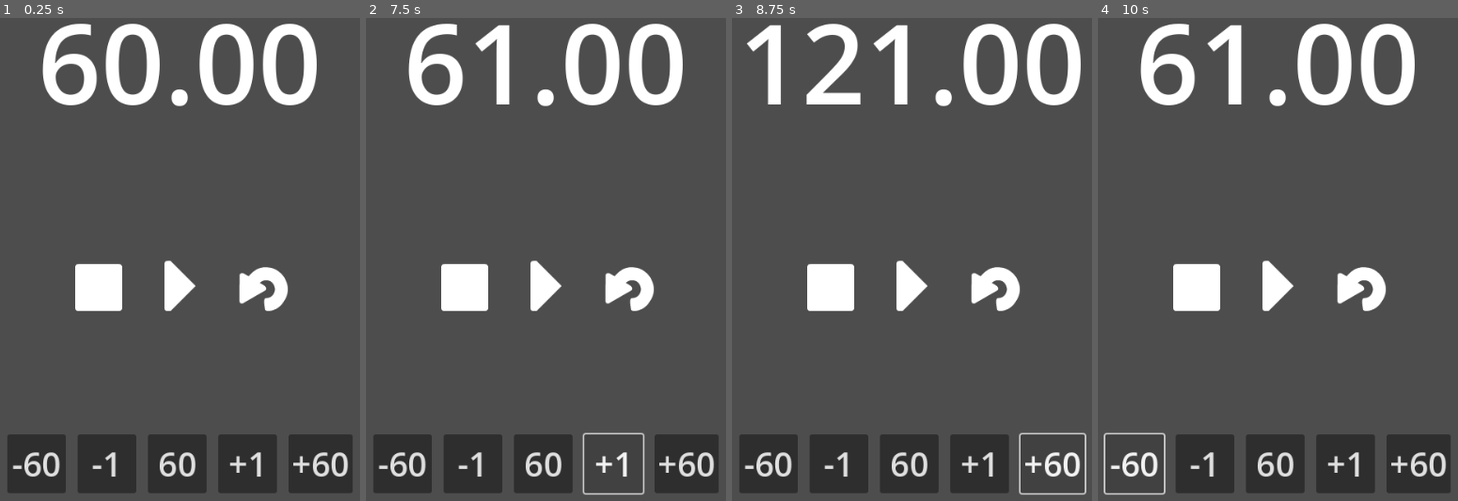
Above: before the commit, frames 1-4 (left to right).
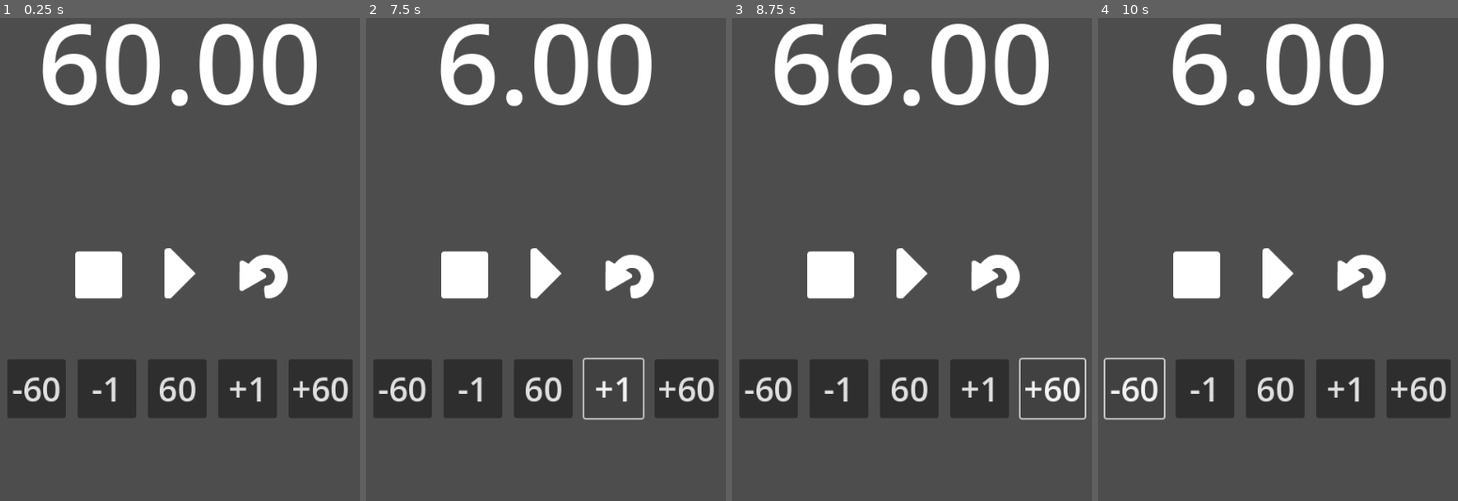
Above: after the commit, the same moments.

Repository: dulvui/condor
Game: Godot game, scene res://src/Main.tscn
Two runs of this game, one before a commit and one after it. Both use one fixed random seed, a clock stepped at 60 frames per second and the inputs below.
Inputs (mouse positions are in pixels of both pictures, inside the frame that each line leads up to; where the layout moved, square brackets give the same spot in the first picture):
- Up to frame 1 (0.25 s): no input
- Up to frame 2 (7.5 s): click (546, 273) [546, 283] at 0.5 s; click (546, 273) [546, 283] at 1.25 s; click (628, 273) [628, 283] at 2 s; click (628, 273) [628, 283] at 2.75 s; click (628, 273) [628, 283] at 3.5 s; click (463, 273) [463, 283] at 4.25 s; click "-60" at 5 s; click "-1" at 5.75 s; click "60" at 6.5 s; click "+1" at 7.25 s
- Up to frame 3 (8.75 s): click "+60" at 8 s
- Up to frame 4 (10 s): click (1195, 273) [1195, 283] at 8.75 s; click "-60" at 9.5 s

The runs differ from the first frame. In frame 1, 21% of the frame differs, in the area x 2-98%, y 47-99%; in frame 2, 25%; in frame 3, 26%, in the area x 2-99%, y 1-99%; in frame 4, 26%.

Commit message:
save active time to configfile

Diff:
--- a/app/project.godot
+++ b/app/project.godot
@@ -13,7 +13,10 @@
 config/name="Fanta Timer"
 run/main_scene="res://src/Main.tscn"
 config/features=PackedStringArray("4.1", "GL Compatibility")
-config/icon="res://icon.svg"
+
+[autoload]
+
+Config="*res://src/Config.gd"
 
 [display]
 
--- /dev/null
+++ b/app/src/Config.gd
@@ -0,0 +1,21 @@
+extends Node
+
+var config:ConfigFile
+
+var active_time:int
+
+# Called when the node enters the scene tree for the first time.
+func _ready() -> void:
+	config = ConfigFile.new()
+	config.load("user://settings.cfg")
+	active_time = config.get_value("settings", "active_time", 60)
+
+func save_all_data() -> void:
+	config.set_value("settings","active_time",active_time)
+	config.save("user://settings.cfg")
+
+# save on quit on mobile
+func _notification(what) -> void:
+	if what == NOTIFICATION_WM_CLOSE_REQUEST:
+		save_all_data()
+		get_tree().quit() # default behavior
--- a/app/src/Main.gd
+++ b/app/src/Main.gd
@@ -4,17 +4,18 @@
 
 extends Control
 
-const MIN_TIME = 5
-const MAX_TIME = 600
-const DEFAULT_TIME = 60
-
 @onready var timer:Timer = $Timer
 @onready var time_label:Label = $VBoxContainer/Time
 @onready var start_button:TextureButton = $VBoxContainer/TimeControl/Start
 
+const MIN_TIME:int = 5
+const MAX_TIME:int = 600
+const DEFAULT_TIME:int = 60
+
 
 func _ready() -> void:
-	pass
+	timer.wait_time = Config.active_time
+	time_label.text = "%2.2f"%timer.time_left
 
 
 func _process(delta: float) -> void:
@@ -42,12 +43,15 @@
 	timer.start()
 
 func _set_time(time:float) -> void:
-	if timer.wait_time + time <= MIN_TIME:
-		timer.wait_time = MIN_TIME
-	elif timer.wait_time + time > MAX_TIME:
-		timer.wait_time = MAX_TIME
+	if Config.active_time + time <= MIN_TIME:
+		Config.active_time = MIN_TIME
+	elif Config.active_time + time > MAX_TIME:
+		Config.active_time = MAX_TIME
 	else:
-		timer.wait_time += time
+		Config.active_time += time
+
+	timer.wait_time = Config.active_time
+	Config.save_all_data()
 
 func _on_minus_minutes_pressed() -> void:
 	if timer.is_stopped():
--- a/app/src/Main.tscn
+++ b/app/src/Main.tscn
@@ -28,14 +28,17 @@
 offset_bottom = -105.0
 grow_horizontal = 2
 grow_vertical = 2
-theme_override_constants/separation = 140
+theme_override_constants/separation = 60
 
 [node name="Time" type="Label" parent="VBoxContainer"]
 layout_mode = 2
 theme_override_font_sizes/font_size = 142
-text = "60,00"
 horizontal_alignment = 1
 vertical_alignment = 1
+
+[node name="HSeparator" type="HSeparator" parent="VBoxContainer"]
+modulate = Color(1, 1, 1, 0)
+layout_mode = 2
 
 [node name="TimeControl" type="HBoxContainer" parent="VBoxContainer"]
 layout_mode = 2
